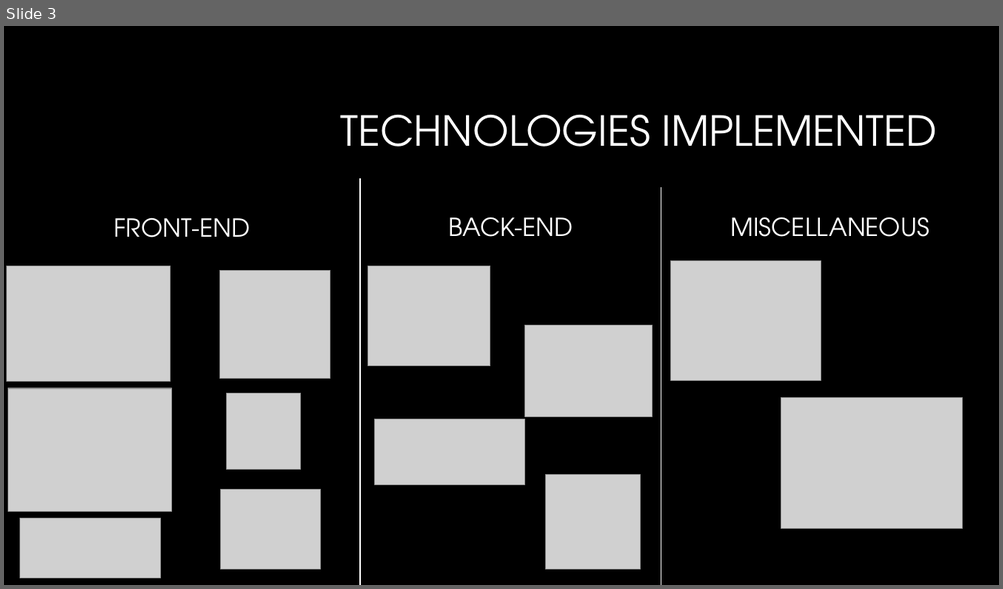
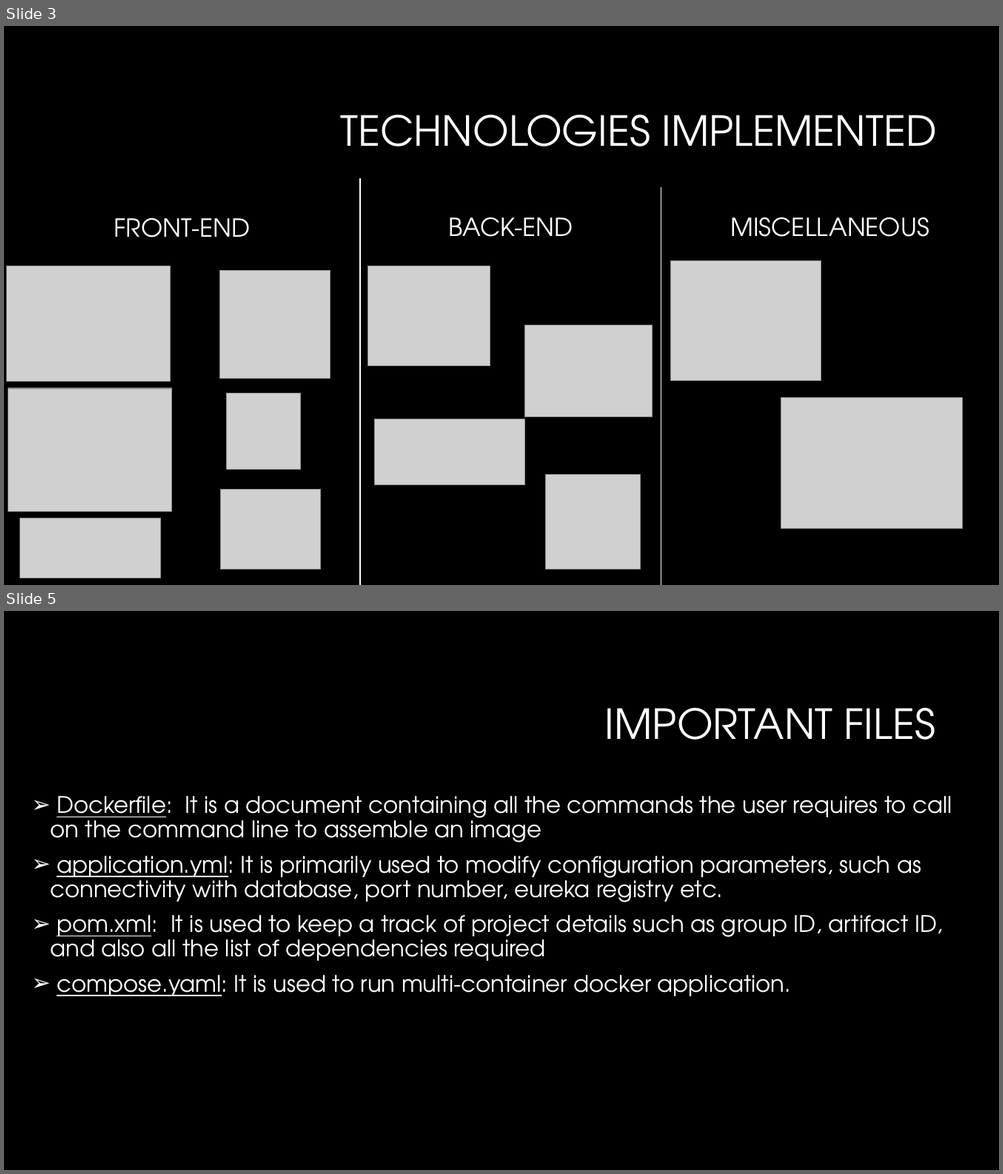
Before and after one commit to ashimaakash03/ride-booking-application, a slide deck: RideBookingApplication.pptx. Shown one above the other, each under a label of ours: slide 3 before the commit, slides 3 and 5 after it; the slides between them are not shown. The pictures are 1003x589 and 1003x1174 pixels, drawn with LibreOffice and Linux fonts; fonts in the diff are those of the drawing; grey boxes stand for pictures; background and template pictures are left out. Boxes give left, top, right and bottom in pixels: in the first picture for what was removed or moved away, otherwise in the second. Text is boxed around its words. In the diff, an @@ line names an element or a change of style, - is before the commit and + after.

```diff
--- a/RideBookingApplication.pptx
+++ b/RideBookingApplication.pptx
@@ slide 5 added at bbox=[4, 611, 999, 1170], background #000000 @@
@@ title added at bbox=[605, 708, 935, 740], 40 pt, text #FFFFFF @@
+IMPORTANT FILES
@@ text added at bbox=[50, 796, 951, 997], 22 pt, text #FFFFFF @@
+➢ Dockerfile: It is a document containing all the commands the user requires to call on the command line to assemble an image
+➢ application.yml: It is primarily used to modify configuration parameters, such as connectivity with database, port number, eureka registry etc.
+➢ pom.xml: It is used to keep a track of project details such as group ID, artifact ID, and also all the list of dependencies required
+➢ compose.yaml: It is used to run multi-container docker application.
```
Also in this commit, not shown: 1 slide changed, 9 other slides added, 1 slide removed.
